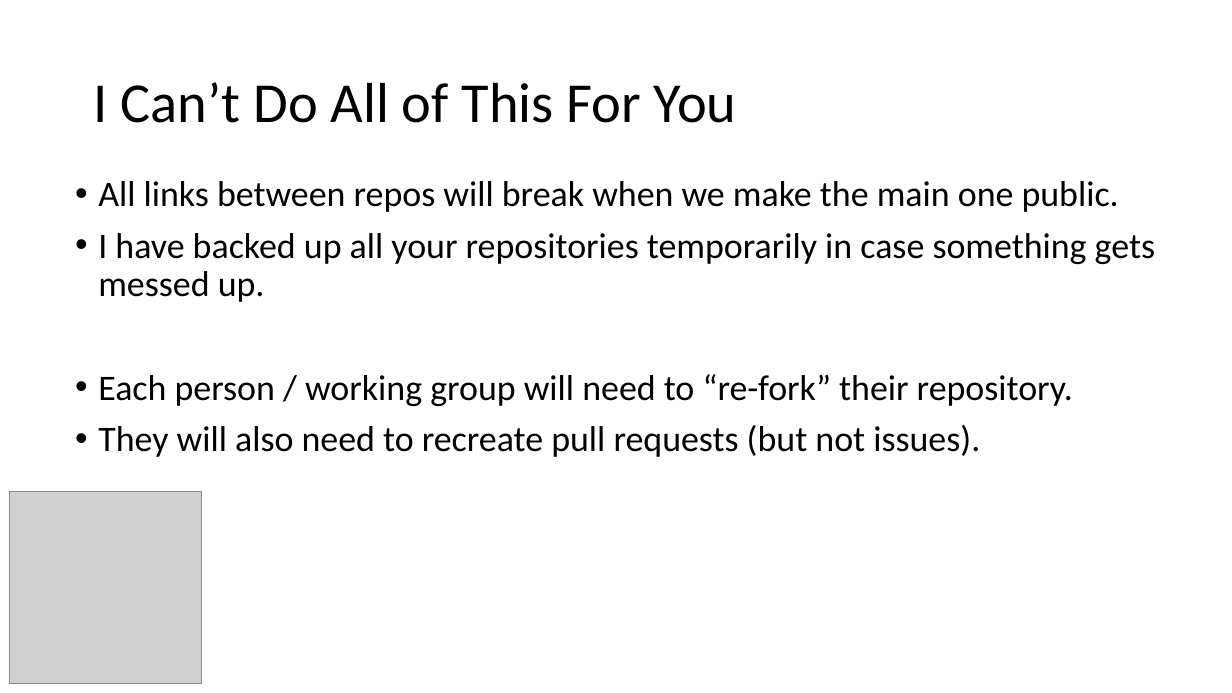
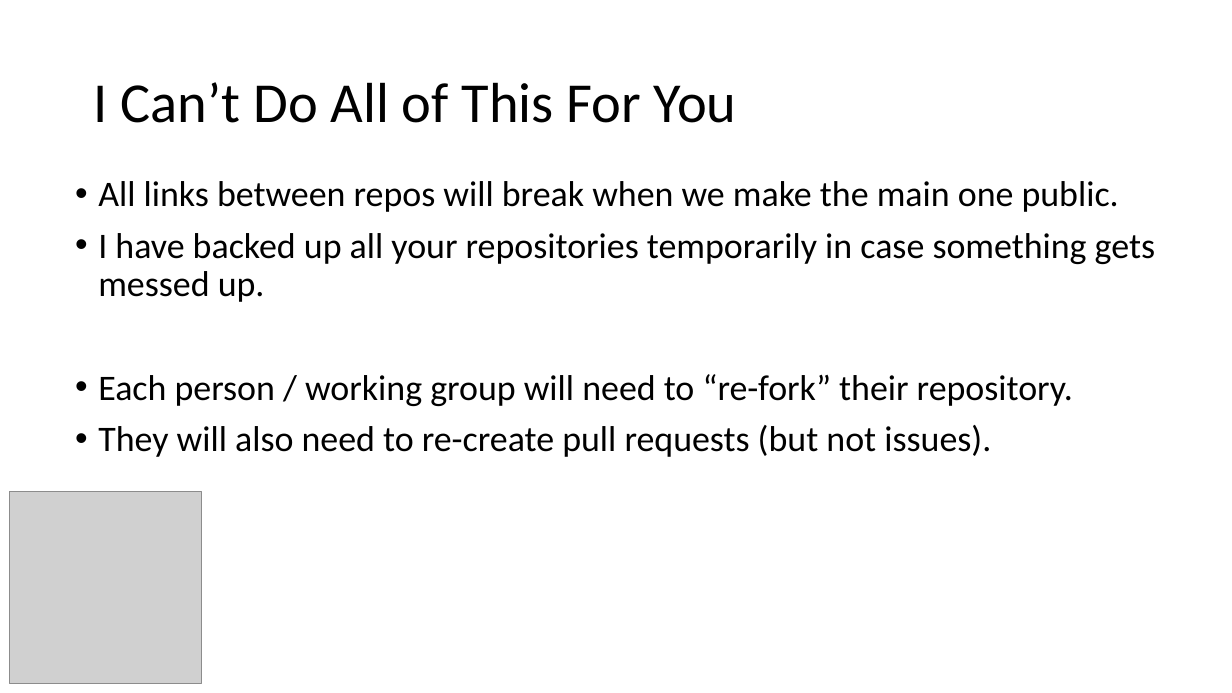
Before and after one commit to mpi-forum/mpi-forum.github.io, a slide deck: slide 4 of slides/2020/02/2020-02-19-MPI-Standard-Public.pptx. Drawn at 1232x693 pixels with LibreOffice and Linux fonts; fonts in the diff are those of the drawing; grey boxes stand for pictures. Boxes give left, top, right and bottom in pixels: in the first picture for what was removed or moved away, otherwise in the second. Text is boxed around its words. In the diff, an @@ line names an element or a change of style, - is before the commit and + after.

Commit message:
Add 2020-02 slides

```diff
--- a/slides/2020/02/2020-02-19-MPI-Standard-Public.pptx
+++ b/slides/2020/02/2020-02-19-MPI-Standard-Public.pptx
@@ text at bbox=[98, 425, 991, 457]: text changed @@
-• They will also need to recreate pull requests (but not issues).
+• They will also need to re-create pull requests (but not issues).
```
Also in this commit, not shown: 1 other slide changed, 4 other files.
